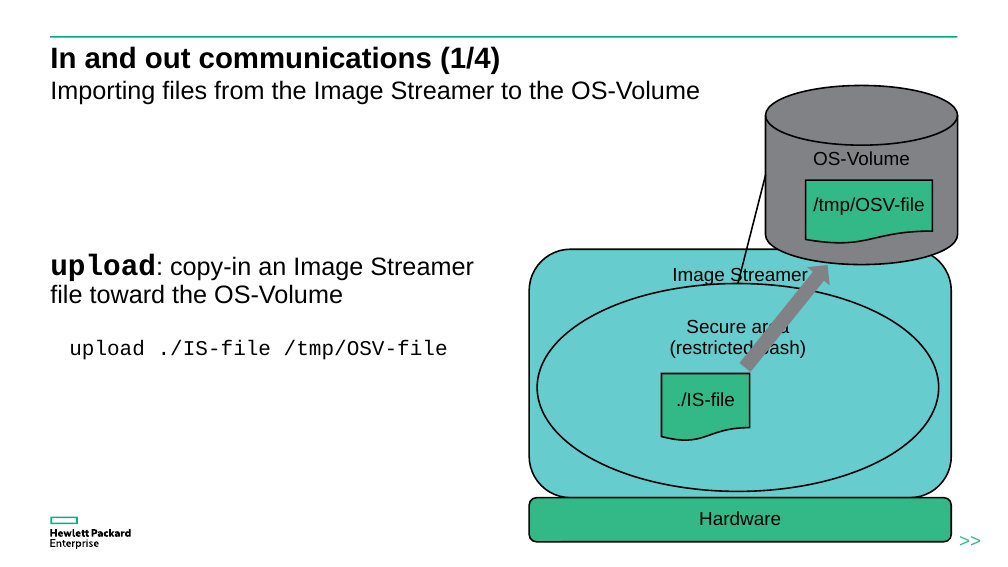
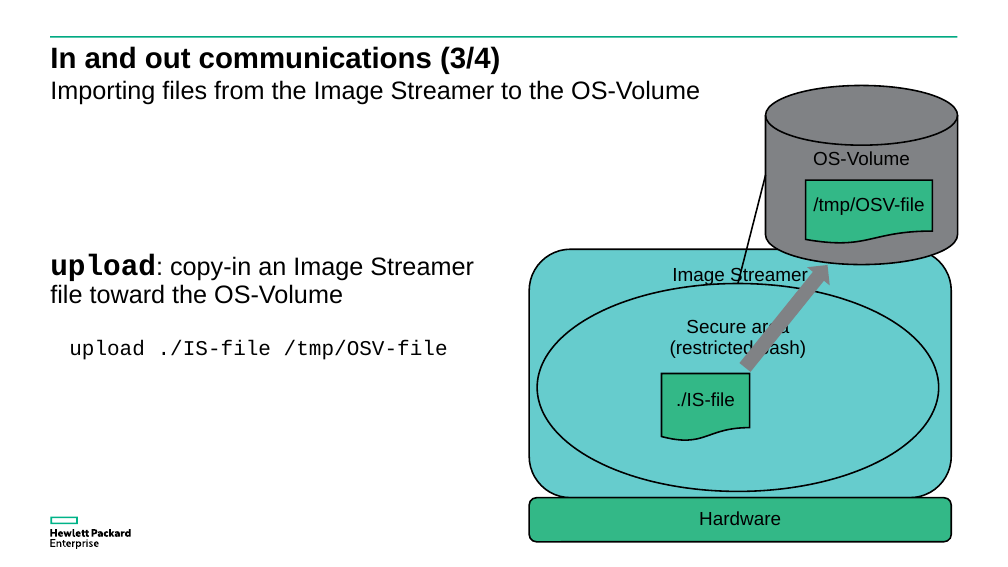
Before and after one commit to donzef/image-streamer-linux, a slide deck: slide 17 of docs/Guestfish-and-ImageStreamer.ppsx. Drawn at 1008x567 pixels with LibreOffice and Linux fonts; fonts in the diff are those of the drawing. Boxes give left, top, right and bottom in pixels: in the first picture for what was removed or moved away, otherwise in the second. Text is boxed around its words. In the diff, an @@ line names an element or a change of style, - is before the commit and + after.

Commit message:
fixed typos

```diff
--- a/docs/Guestfish-and-ImageStreamer.ppsx
+++ b/docs/Guestfish-and-ImageStreamer.ppsx
@@ title at bbox=[50, 46, 500, 74]: text changed @@
-In and out communications (1/4)
+In and out communications (3/4)
@@ text removed at bbox=[932, 523, 1008, 561] @@
->>
```
Also in this commit, not shown: 20 other slides changed, 1 slide added.
